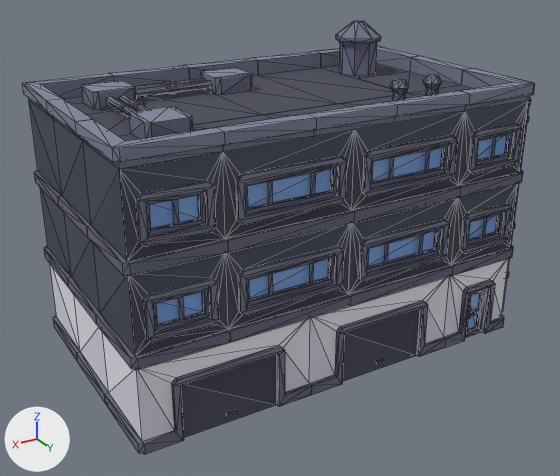
Renders of the glTF model client/public/models/batiments/warehouse_a.glb from each side of a commit.
The view is the same before and after, from a camera (50 mm lens) standing at (1.86, 3.08, 2.04) and looking at (0.06, 0.07, 0.53). Arrows for +X, +Y and +Z are at lower left; the lights stay in place. The picture after the commit comes second. Mesh edges are drawn as thin lines. Vertices at exactly the same position are counted once.

Objects in the first picture: 'warehouse_a'.
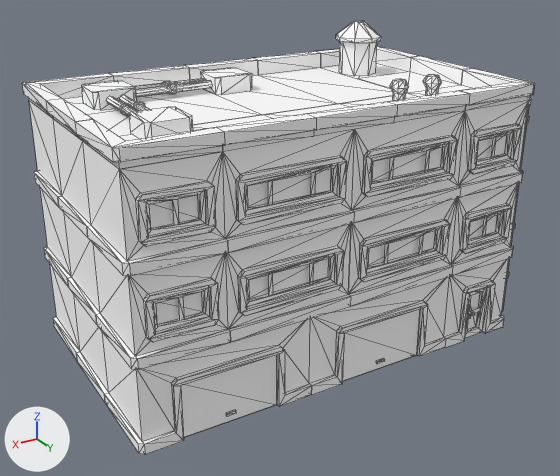
Changed parts and their boxes [x1, y1, x2, y2] in the pictures (560 x 476 px):
part 1 of me_warehouse_a, recoloured (lighter)
    both: [22, 21, 535, 454]

Edits to the bpy script that builds the scene:
```text
Change me_warehouse_a:
    where me_warehouse_a.from_pydata(...)  # 1404 vertices, 2046 faces; spans x -1.04..1.04, y -0.62..0.62, z 0.0..1.47
    used by ob_warehouse_a; location = (0.0, 0.0, 0.0)
    me_warehouse_a part 1: 2046 faces centred in x -1.04..1.04, y -0.62..0.62, z 0.0..1.47 are repainted in the vertex colours; the middle colour goes from greyish blue #707186 to white #ffffff
```
